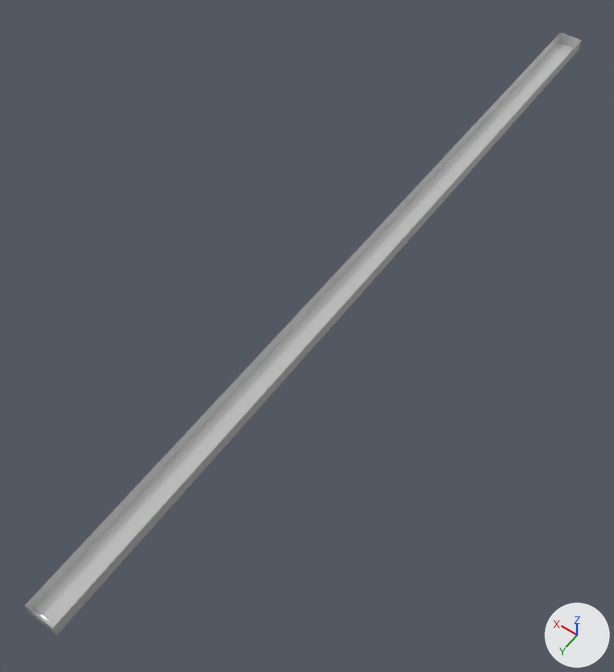
One commit to the Blender file Assignment/P3D_Assignment/Assets/Models/Strip_Light.blend: the scene before it, then after it.
Rendered twice from a 50 mm lens placed at (-1.89, 3.42, 4.03), pointed at (0.13, 0.59, -0.42). Lighting does not change. The marker at lower right points along +X, +Y and +Z.

The first picture shows 'Strip_Light'.
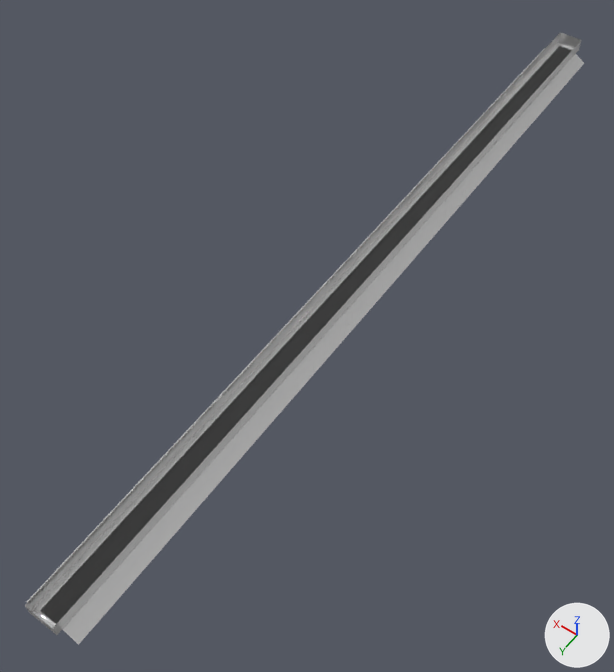
Boxes [x1, y1, x2, y2] around the edits, measured in the pictures (614 x 672 px):
'Strip_Light', reshaped: before [25, 32, 581, 635]; after [25, 32, 584, 645]
part 1 of me_cube_004, added: after [27, 47, 584, 645]

What changed in the scene script:
```text
Change me_cube_004:
    used by ob_strip_light; location = (0.0, 0.0, 0.0)
    remove me_cube_004.from_pydata(...)  # 122 vertices, 57 faces; spans x -0.09..0.09, y -2.98..2.98, z -0.2..-0.01
    add me_cube_004.from_pydata(...)  # 136 vertices, 63 faces; spans x -0.18..0.18, y -2.98..2.98, z -0.2..-0.01
    me_cube_004 part 1: a new loose piece of 14 vertices spanning x -0.18..0.18, y -2.95..2.95, z -0.17..-0.1, in mat_white_goods (white #e7e7e7)
```
